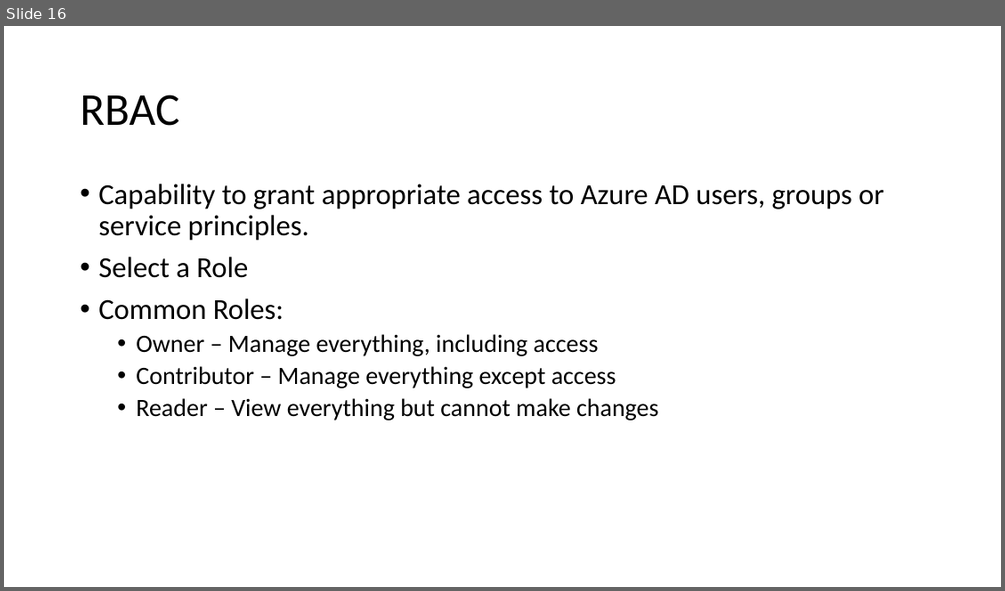
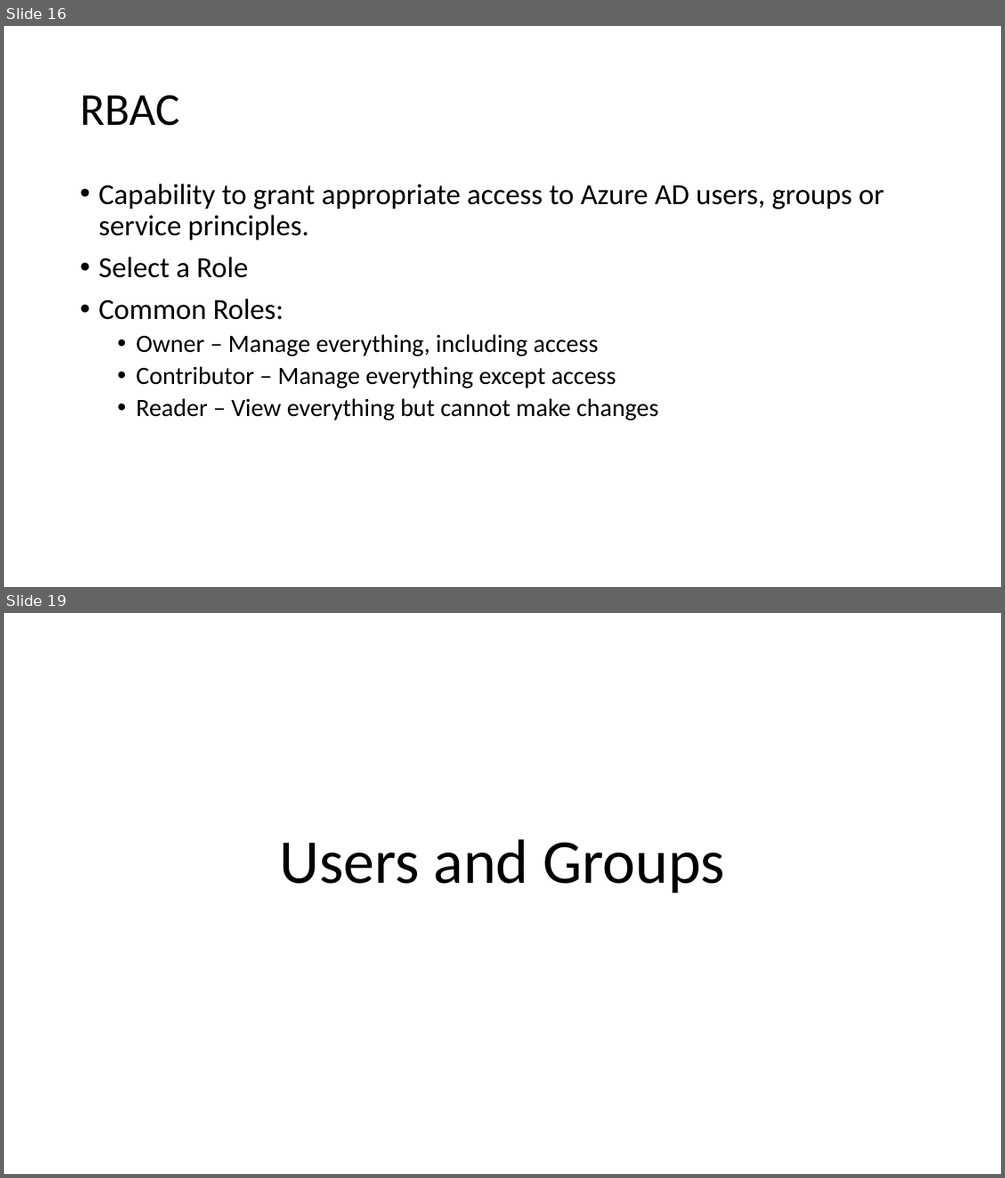
Before and after one commit to Anwarthajudeen/09Sep-AZ104, a slide deck: Governance and Compliance.pptx. Shown one above the other, each under a label of ours: slide 16 before the commit, slides 16 and 19 after it; the slides between them are not shown. The pictures are 1005x591 and 1005x1178 pixels, drawn with LibreOffice and Linux fonts; fonts in the diff are those of the drawing. Boxes give left, top, right and bottom in pixels: in the first picture for what was removed or moved away, otherwise in the second. Text is boxed around its words. In the diff, an @@ line names an element or a change of style, - is before the commit and + after.

```diff
--- a/Governance and Compliance.pptx
+++ b/Governance and Compliance.pptx
@@ slide 19 added at (x1=4, y1=613, x2=1001, y2=1174), background #FFFFFF @@
@@ title added at (x1=279, y1=839, x2=726, y2=893), 60 pt, text #000000 @@
+Users and Groups
```
Also in this commit, not shown: 3 other slides added.
